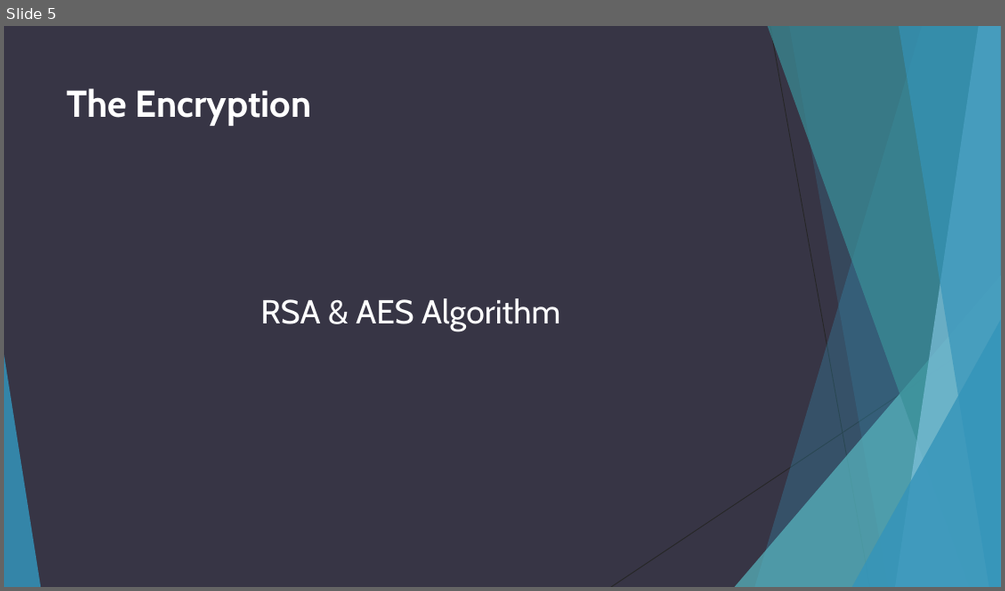
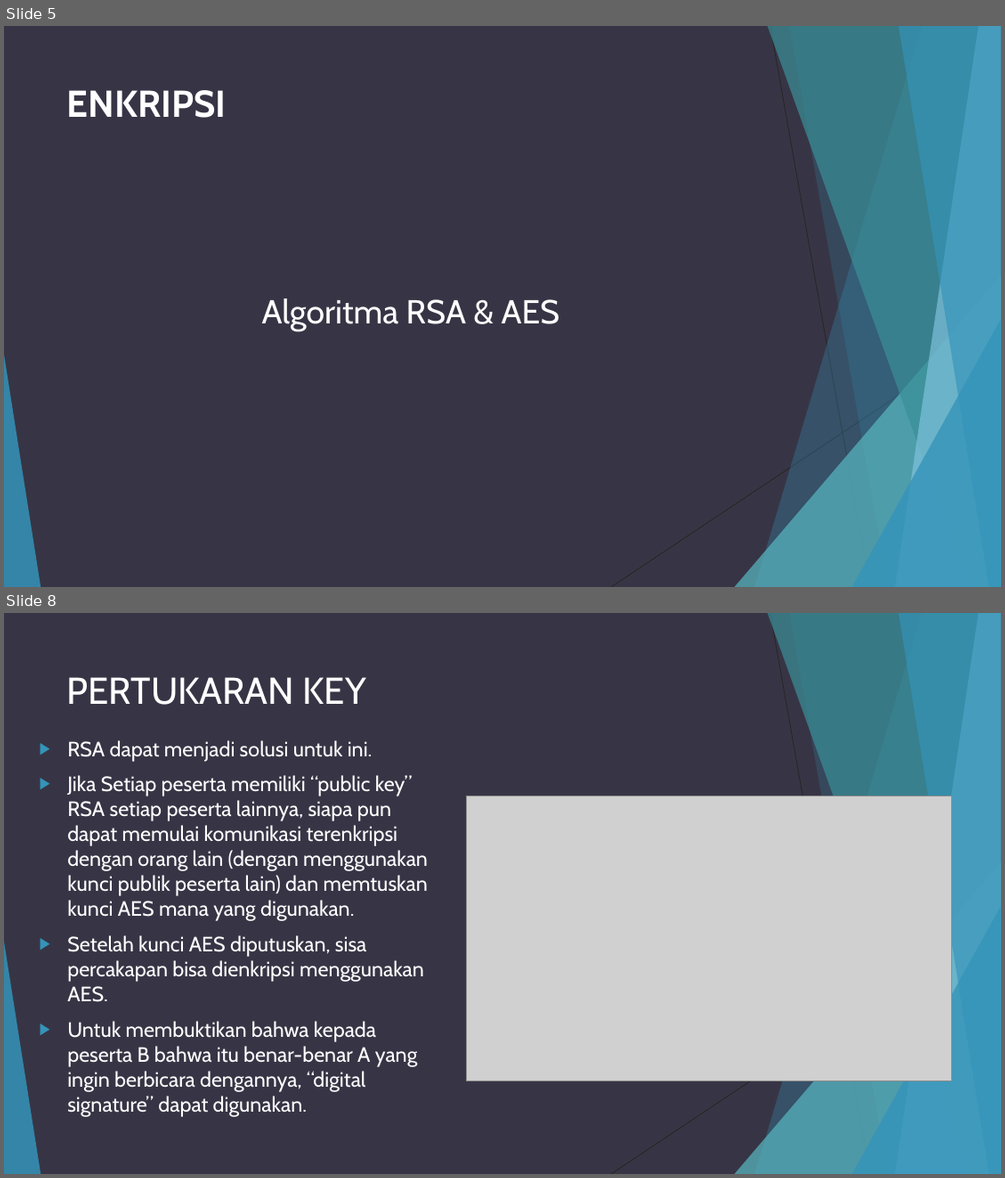
Before and after one commit to adhipoer/Chat, a slide deck: Chat Application with Encryption.ppt. Shown one above the other, each under a label of ours: slide 5 before the commit, slides 5 and 8 after it; the slides between them are not shown. The pictures are 1005x591 and 1005x1178 pixels, drawn with LibreOffice and Linux fonts; fonts in the diff are those of the drawing; grey boxes stand for pictures. Boxes give left, top, right and bottom in pixels: in the first picture for what was removed or moved away, otherwise in the second. Text is boxed around its words. In the diff, an @@ line names an element or a change of style, - is before the commit and + after.

```diff
--- a/Chat Application with Encryption.ppt
+++ b/Chat Application with Encryption.ppt
@@ slide 8 added at (4, 613, 1001, 1174), background #373545; not listed: 10 template elements that a slide beside it also shows @@
@@ title added at (67, 677, 366, 705), 36 pt, text #FFFFFF @@
+PERTUKARAN KEY
@@ text added at (67, 740, 428, 1117), 20 pt, text #FFFFFF @@
+  ▶ RSA dapat menjadi solusi untuk ini.
+  ▶ Jika Setiap peserta memiliki “public key” RSA setiap peserta lainnya, siapa pun dapat memulai komunikasi terenkripsi dengan orang lain (dengan menggunakan kunci publik peserta lain) dan memtuskan kunci AES mana yang digunakan.
+  ▶ Setelah kunci AES diputuskan, sisa percakapan bisa dienkripsi menggunakan AES.
+  ▶ Untuk membuktikan bahwa kepada peserta B bahwa itu benar-benar A yang ingin berbicara dengannya, “digital signature” dapat digunakan.
@@ picture added at (466, 796, 951, 1081) @@
@@ slide 5 changed as well @@
@@ title at (67, 90, 226, 118): text changed @@
-The Encryption
+ENKRIPSI
@@ text at (262, 298, 559, 331): text changed @@
-RSA & AES Algorithm
+Algoritma RSA & AES
```
Also in this commit, not shown: 5 other slides changed, 1 other slide added, 2 slides removed.
